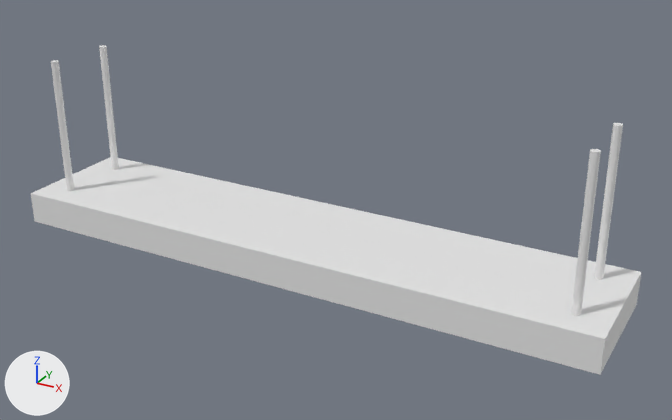
An edit to the FBX model Finished/ceiling light/Celinglight.fbx, drawn before and after from the same camera.
One viewpoint serves both versions: a 50 mm lens placed at (2.28, -3.83, 1.81), pointed at (0.16, 0.01, -0.12). Every picture has the same lights, and +X, +Y and +Z are marked at lower left. Where no turn or scale is listed for an object, it has been applied to the vertices.

In view in the first picture: 'Celing light.005'.
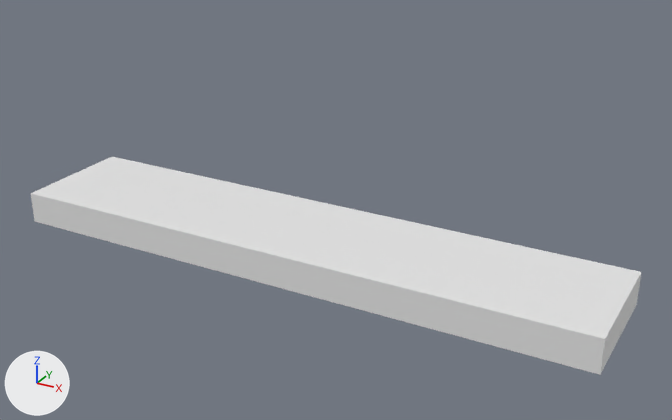
What differs and where, as boxes [x1, y1, x2, y2] in the pictures (672 x 420 px):
'Celing light.005', reshaped (34% shorter)
    before: [31, 45, 641, 375]
    after: [31, 157, 641, 375]
part 1 of me_cube_042, deleted
    before: [594, 123, 623, 280]
part 2 of me_cube_042, deleted
    before: [99, 45, 119, 170]
part 3 of me_cube_042, deleted
    before: [571, 149, 601, 316]
part 4 of me_cube_042, deleted
    before: [51, 60, 74, 191]

Diff of the bpy script that builds the scene:
```diff
--- a/Finished/ceiling light/Celinglight.fbx.py
+++ b/Finished/ceiling light/Celinglight.fbx.py
@@ me_cube_042 @@
 me_cube_042.from_pydata(...)  # 348 vertices, 192 faces; spans x -1.64..1.65, y -0.34..0.35, z -0.43..0.5
 # used by ob_celing_light_005; location = (0.0, 0.0, 0.0)
+# me_cube_042 part 1: the loose piece of 64 vertices spanning x 1.46..1.5, y 0.17..0.21, z -0.26..0.5 is deleted
+# me_cube_042 part 2: the loose piece of 64 vertices spanning x -1.5..-1.46, y 0.17..0.21, z -0.26..0.5 is deleted
+# me_cube_042 part 3: the loose piece of 64 vertices spanning x 1.46..1.5, y -0.21..-0.17, z -0.26..0.5 is deleted
+# me_cube_042 part 4: the loose piece of 64 vertices spanning x -1.5..-1.46, y -0.21..-0.17, z -0.26..0.5 is deleted
```
